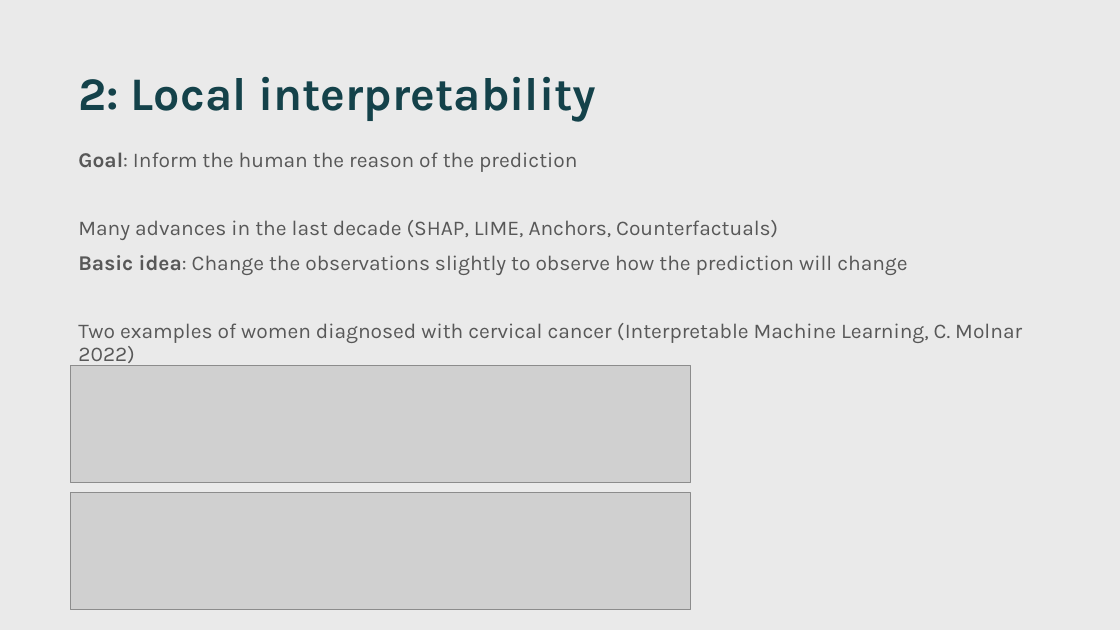
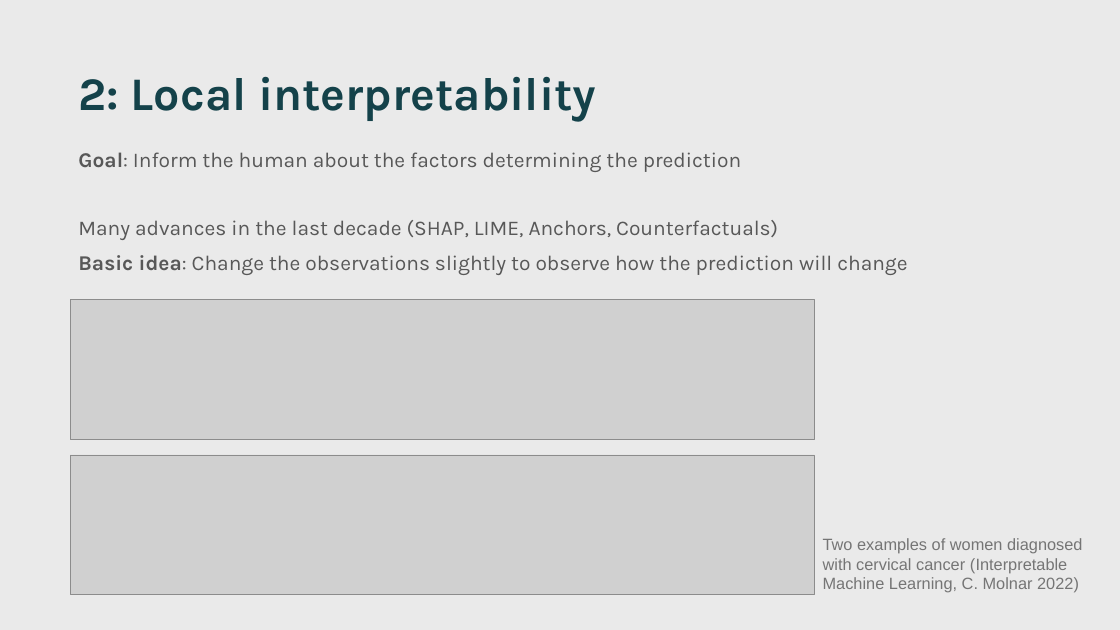
Before and after one commit to jgarciab/ml_julius, a slide deck: slide 17 of Slides/talk.pptx. Drawn at 1120x630 pixels with LibreOffice and Linux fonts; fonts in the diff are those of the drawing; grey boxes stand for pictures. Boxes give left, top, right and bottom in pixels: in the first picture for what was removed or moved away, otherwise in the second. Text is boxed around its words. In the diff, an @@ line names an element or a change of style, - is before the commit and + after.

Commit message:
added pdf and extra interpretability

```diff
--- a/Slides/talk.pptx
+++ b/Slides/talk.pptx
@@ text at (x1=78, y1=152, x2=741, y2=172): text changed @@
-Goal: Inform the human the reason of the prediction
+Goal: Inform the human about the factors determining the prediction
@@ picture resized from (x1=70, y1=365, x2=691, y2=482) to (x1=70, y1=300, x2=814, y2=440) @@
@@ text at (x1=78, y1=323, x2=1022, y2=366): paragraph removed @@
-Two examples of women diagnosed with cervical cancer (Interpretable Machine Learning, C. Molnar 2022)
@@ picture resized from (x1=70, y1=493, x2=691, y2=610) to (x1=70, y1=455, x2=814, y2=596) @@
@@ text added at (x1=823, y1=538, x2=1082, y2=593), 14 pt, text #757575 @@
+Two examples of women diagnosed with cervical cancer (Interpretable Machine Learning, C. Molnar 2022)
```
Also in this commit, not shown: 10 other slides changed, 1 slide added, 5 other files.
